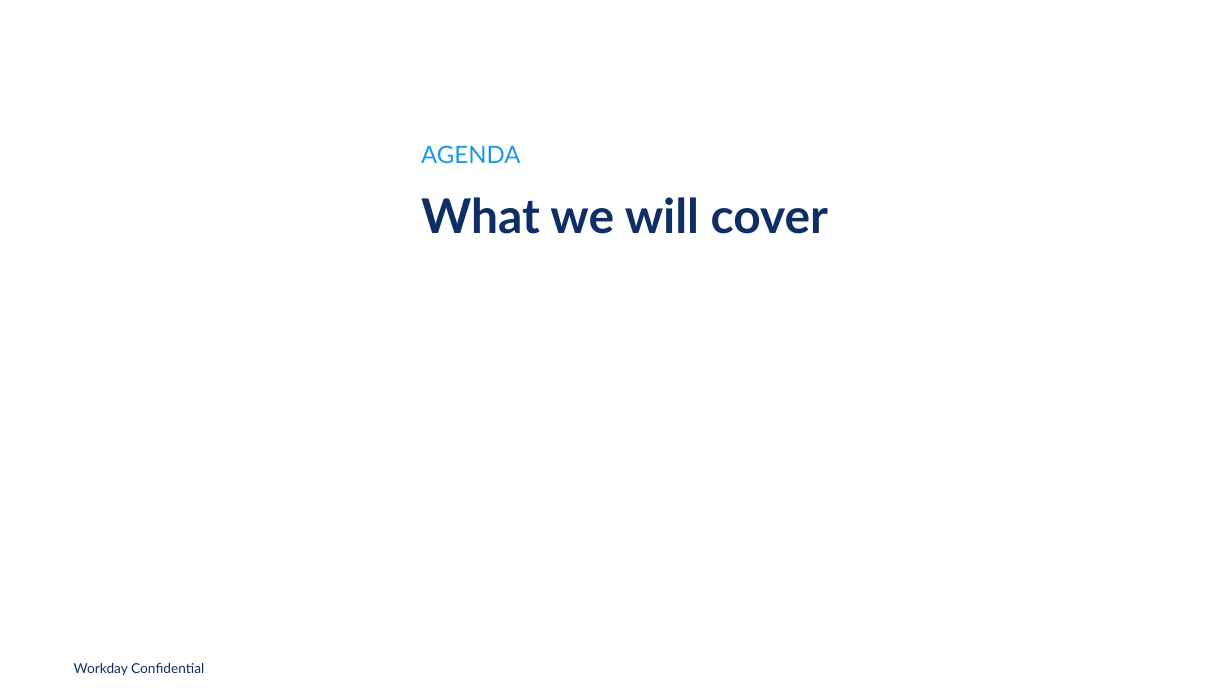
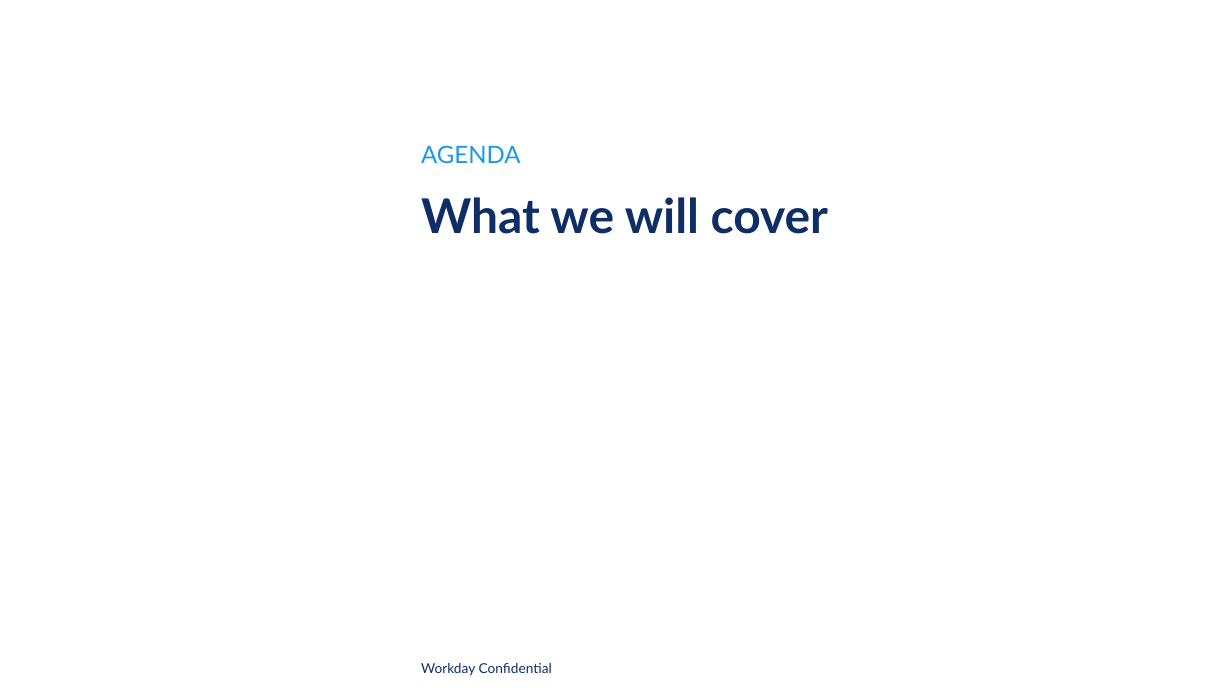
Before and after one commit to audr3x/pptx-brand-skill, a slide deck: slide 2 of docs/proof/planning-workshop.pptx. Drawn at 1232x693 pixels with LibreOffice and Linux fonts; fonts in the diff are those of the drawing; background and template pictures are left out. Boxes give left, top, right and bottom in pixels: in the first picture for what was removed or moved away, otherwise in the second. Text is boxed around its words. In the diff, an @@ line names an element or a change of style, - is before the commit and + after.

```diff
--- a/docs/proof/planning-workshop.pptx
+++ b/docs/proof/planning-workshop.pptx
@@ text "Workday Confidential" moved from (x1=74, y1=663, x2=204, y2=676) to (x1=421, y1=663, x2=552, y2=676) @@
```
Also in this commit, not shown: 21 other files.
